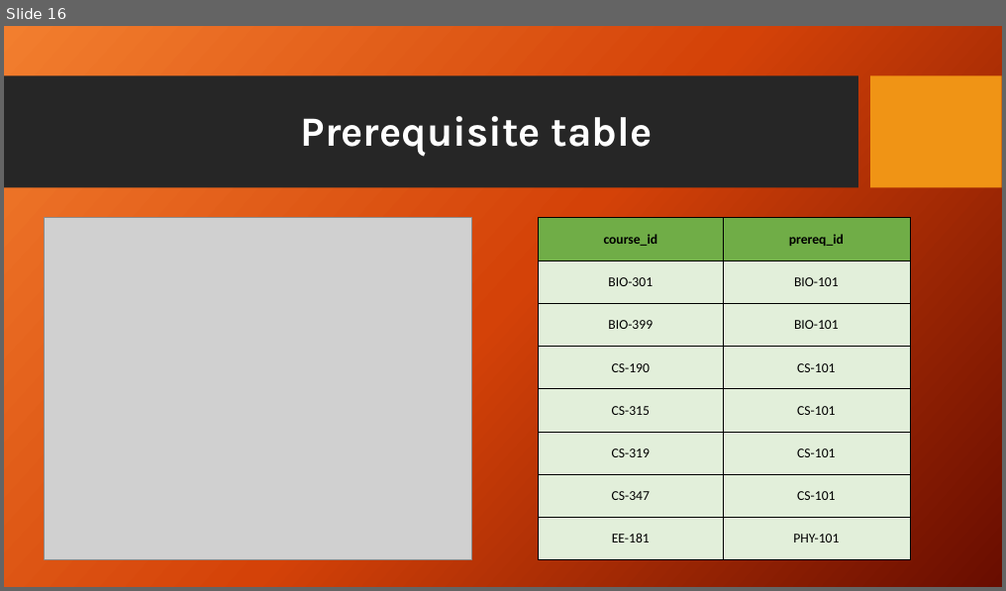
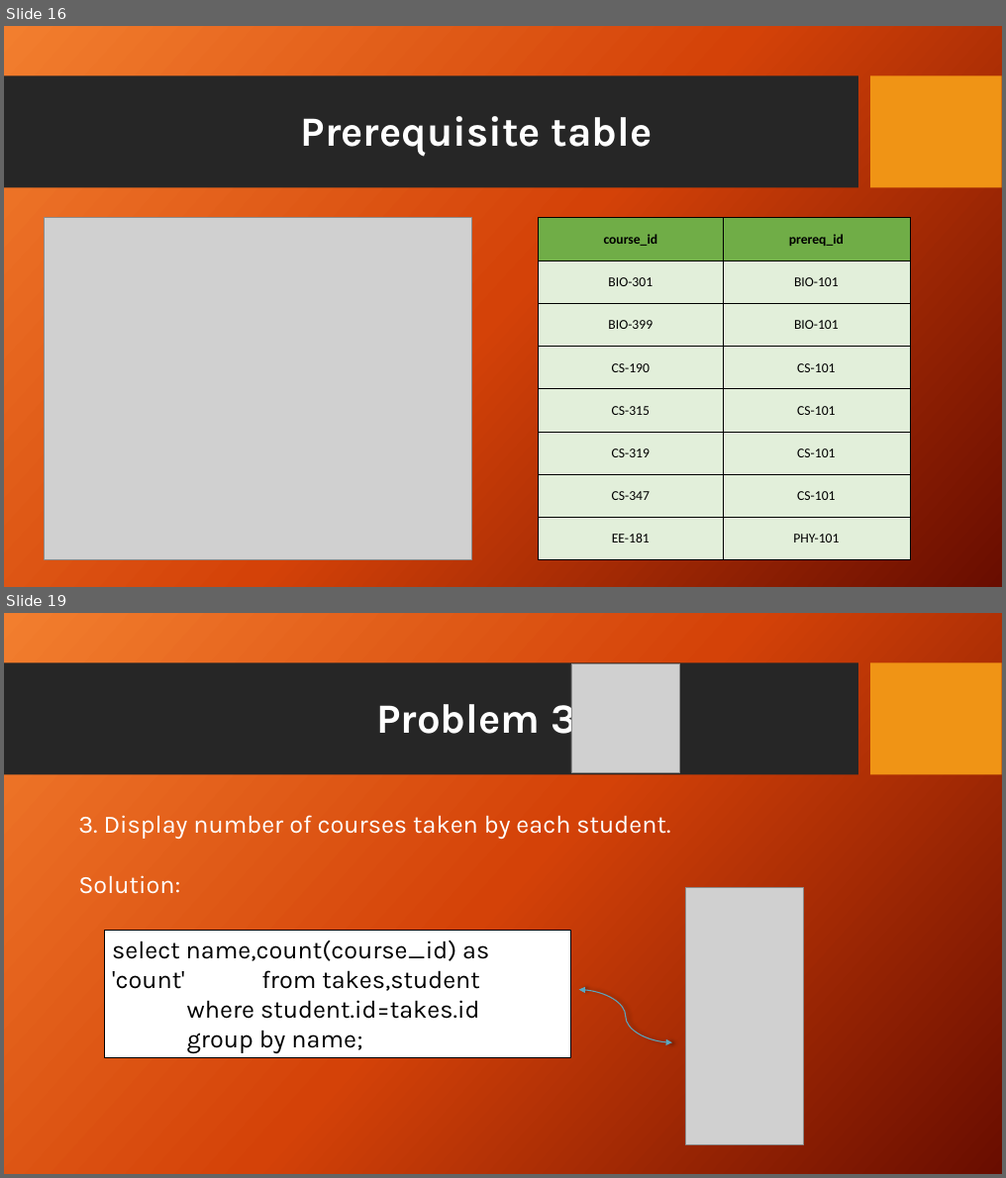
Before and after one commit to Antooo8/Antooo8, a slide deck: University Case study.pptx. Shown one above the other, each under a label of ours: slide 16 before the commit, slides 16 and 19 after it; the slides between them are not shown. The pictures are 1006x591 and 1006x1178 pixels, drawn with LibreOffice and Linux fonts; fonts in the diff are those of the drawing; grey boxes stand for pictures; background and template pictures are left out. Boxes give left, top, right and bottom in pixels: in the first picture for what was removed or moved away, otherwise in the second. Text is boxed around its words. In the diff, an @@ line names an element or a change of style, - is before the commit and + after.

```diff
--- a/University Case study.pptx
+++ b/University Case study.pptx
@@ slide 19 added at [4, 613, 1002, 1174], background picture (left out); not listed: 2 template elements that a slide beside it also shows @@
@@ picture added at [571, 664, 680, 773] @@
@@ text added at [376, 695, 576, 744], 40 pt, text #FFFFFF, bold @@
+Problem 3
@@ text added at [78, 815, 670, 894], 24 pt, text #FFFFFF @@
+3. Display number of courses taken by each student.
+Solution:
@@ picture added at [686, 888, 804, 1146] @@
@@ rectangle added at [104, 930, 570, 1059], fill #FFFFFF, outline #000000 1 pt, 24 pt, text #000000 @@
+select name,count(course_id) as 'count' from takes,student
+where student.id=takes.id
+group by name;
@@ curved double arrow added from (579, 989) to (672, 1043), #5AA6C0 1 pt @@
```
Also in this commit, not shown: 30 other slides added.
